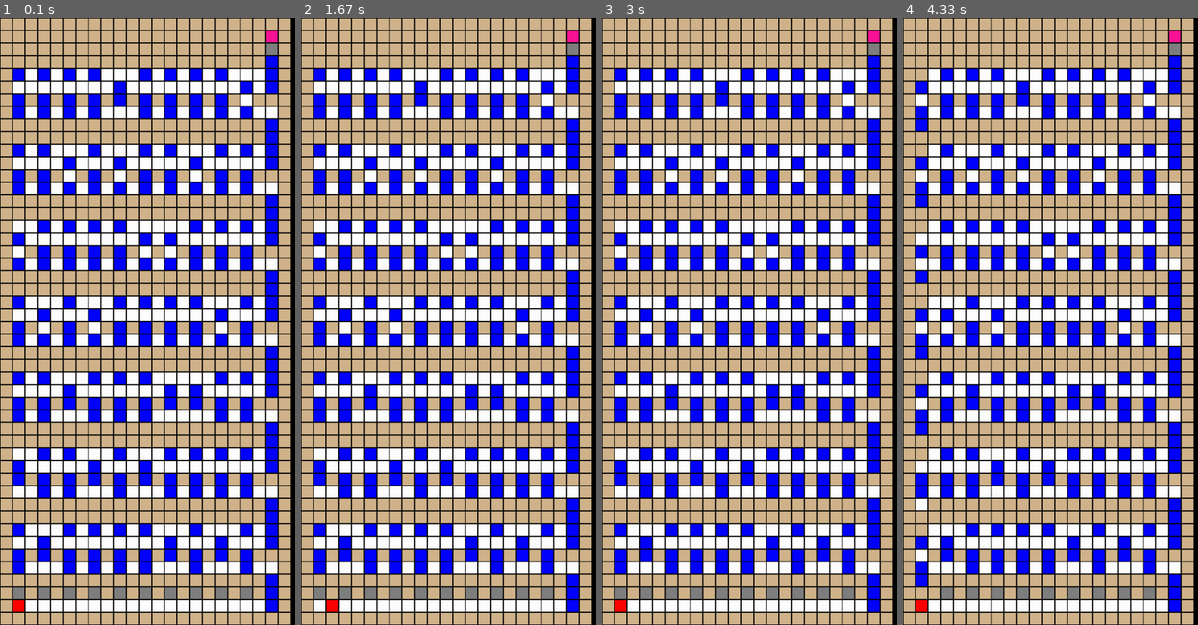
Above: before the commit, frames 1-4 (left to right).
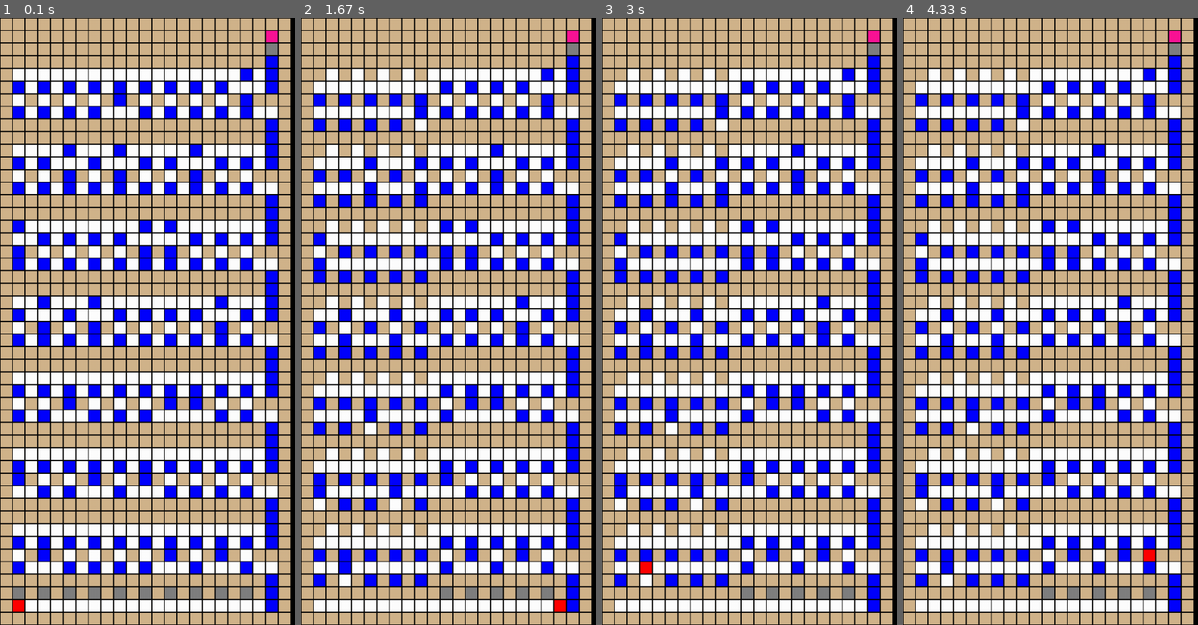
Above: after the commit, the same moments.

Repository: KirbyG/np-gravity-arcade
Game: pygame game, started from popils.py
Two runs of this game, one before a commit and one after it. Both use one fixed random seed, a clock stepped at 60 frames per second and the inputs below.
Inputs:
- Up to frame 1 (0.1 s): no input
- Up to frame 2 (1.67 s): tap A at 0.33 s; hold Right 0.67-1.13 s; hold Up 1.17-1.47 s
- Up to frame 3 (3 s): hold Left 2-2.53 s; hold Down 2.57-2.87 s; hold Left from 2.9 s (still down)
- Up to frame 4 (4.33 s): tap A at 3.05 s; release Left at 3.3 s; hold Up 3.33-3.7 s; hold Right from 3.73 s (still down)

The runs differ from the first frame. In frame 1, 15% of the frame differs, in the area x 4-86%, y 8-90%; in frame 2, 16%, in the area x 4-90%, y 8-98%; in frame 3, 16%; in frame 4, 16%.

Commit message:
fix visual glitch

Diff:
--- a/popils.py
+++ b/popils.py
@@ -60,9 +60,11 @@
 
 # TODO multiple 3sat instances stored in files
 array_form = [int(el) for el in str.split(three_sat)]
+tuples = int(len(array_form) / 3)
+nested_form = [[array_form[3 * i + j] for j in range(3)] for i in range(tuples)]
 
 row_pointer = 3
-tuples = int(len(array_form) / 3)
+
 num_vars = max([abs(el) for el in array_form])
 # setup
 rows = 6 * (tuples + 1)
@@ -84,59 +86,128 @@
 state[rows - 2][cols - 2] = PRINCESS
 state[rows - 3][cols - 2] = SOFT
 # gadgets
-print(array_form)
+def sign(num):
+    return int(abs(num) / num)
 for i in range(tuples):
-    index = 3 * i
     variable_states = [UNUSED for k in range(num_vars)]
     for j in range(3):
-        temp = array_form[index + j]
-        variable_states[abs(temp) - 1] = int(abs(temp) / temp)
+        temp = nested_form[i][j]
+        variable_states[abs(temp) - 1] = sign(temp)
     place_gadget(variable_states, row_pointer)
     row_pointer = row_pointer + 6
 
 # setup
+screen.fill(BACKGROUND)
+def draw(min_row, max_row, min_col, max_col):
+    global state, screen
+    for row in range(min_row, max_row + 1):
+        for col in range(min_col, max_col + 1):
+            pygame.draw.rect(screen, state[row][col],
+                             [col * BLOCK + 1, (rows - row - 1) * BLOCK + 1, BLOCK - 1, BLOCK - 1])
+    pygame.display.update()
+draw(0, rows - 1, 0, cols - 1)
+def move(vector):
+    global state, hidden, redRow, redCol, fresh
+
+    if vector == UP and state[redRow + 1][redCol] == SOFT:
+        fresh = False
+
+    else:
+        state[redRow][redCol] = hidden
+        redRow = redRow + vector[0]
+        redCol = redCol + vector[1]
+        hidden = state[redRow][redCol]
+        state[redRow][redCol] = PLAYER
+        draw(min(redRow, redRow - vector[0]), max(redRow, redRow - vector[0]),
+             min(redCol, redCol - vector[1]), max(redCol, redCol - vector[1]))
+def force(vector):
+    global state, hidden, redRow, redCol, fresh
+    target = state[redRow + vector[0]][redCol + vector[1]]
+    if vector == UP:
+        if target == SOFT:
+            fresh = False
+            for falling_row in range(redRow + 1, rows - 1):
+                state[falling_row][redCol] = state[falling_row + 1][redCol]
+            state[rows - 1][redCol] = HARD
+            draw(redRow + 1, rows - 1, redCol, redCol)
+        elif hidden == LADDER and (target != HARD):
+            move(UP)
+    elif target != HARD:
+        move(vector)
 done = False
-while done is False:  # TODO block breaking logic
+fresh = True
+solution = []
+autosolve = -1
+count = 0
+def passes(var, guess):
+    return sign(var) * guess[abs(var) - 1] == 1
+while done is False:
+    if autosolve > -1: #TODO why is this slow??
+        force(solution[autosolve])
+        autosolve = autosolve + 1
     for event in pygame.event.get():
         if event.type == pygame.QUIT:
             done = True
-        elif event.type == pygame.KEYUP:  # TODO functions!
-            if event.key == pygame.K_LEFT and state[redRow][redCol - 1] != HARD:
-                state[redRow][redCol] = hidden
-                redCol = redCol - 1
-                hidden = state[redRow][redCol]
-                state[redRow][redCol] = PLAYER
-            elif event.key == pygame.K_RIGHT and state[redRow][redCol + 1] != HARD:
-                state[redRow][redCol] = hidden
-                redCol = redCol + 1
-                hidden = state[redRow][redCol]
-                state[redRow][redCol] = PLAYER
-            elif event.key == pygame.K_UP:
-                if state[redRow + 1][redCol] == SUPPORT or state[redRow + 1][redCol] == LADDER and hidden == LADDER:
-                    state[redRow][redCol] = hidden
-                    redRow = redRow + 1
-                    hidden = state[redRow][redCol]
-                    state[redRow][redCol] = PLAYER
-                elif state[redRow + 1][redCol] == SOFT:
-                    for falling_row in range(redRow + 1, rows - 1):
-                        state[falling_row][redCol] = state[falling_row + 1][redCol]
-                    state[rows - 1][redCol] = HARD
-            elif event.key == pygame.K_DOWN and state[redRow - 1][redCol] != HARD:
-                state[redRow][redCol] = hidden
-                redRow = redRow - 1
-                hidden = state[redRow][redCol]
-                state[redRow][redCol] = PLAYER
+        else:
+            if event.type == pygame.KEYUP:  # TODO functions!
+                if event.key == pygame.K_LEFT:
+                    force(LEFT)
+                elif event.key == pygame.K_RIGHT:
+                    force(RIGHT)
+                elif event.key == pygame.K_UP:
+                    force(UP)
+                elif event.key == pygame.K_DOWN and state[redRow - 1][redCol] != HARD:
+                    force(DOWN)
         while (state[redRow - 1][redCol] == SUPPORT and hidden == SUPPORT):
-            state[redRow][redCol] = hidden
-            redRow = redRow - 1
-            hidden = state[redRow][redCol]
-            state[redRow][redCol] = PLAYER
-    screen.fill(BACKGROUND)
-    # render
-    for row in range(rows):
-        for col in range(cols):
-            pygame.draw.rect(screen, state[rows - row - 1][col],
-                             [col * BLOCK + 1, row * BLOCK + 1, BLOCK - 1, BLOCK - 1])
-    pygame.display.flip()
+            force(DOWN)
+    if fresh and redRow == 1 and redCol == 1 and event.type == pygame.KEYUP and event.key == pygame.K_a:
+        #autosolve
+        autosolve = 0
+        #compute vector sequence
+        #find the solving variable assignment by brute force
+        good_guess = []
+        for guess in range(2 ** num_vars):
+            form = r'{:0' + str(num_vars) + r'b}'
+            parsed_guess = [int(form.format(guess)[j]) * 2 - 1 for j in range(num_vars)]
+            solve = True
+            for clause in range(tuples):
+                satisfied = False
+                for var in range(3):
+                    temp = nested_form[clause][var]
+                    if passes(temp, parsed_guess):
+                        satisfied = True
+                        parsed_guess
+                if satisfied is False:
+                    solve = False
+                    break
+            if solve:
+                good_guess = parsed_guess
+        if len(good_guess) == 0:
+            done = True
+        else:
+            #set variables
+            for var in good_guess:
+                if var == 1:
+                    solution.append(UP)
+                solution.append(RIGHT)
+                solution.append(RIGHT)
+            #traverse level
+            for tuple in range(tuples):
+                solution.append(UP)
+                solution.append(UP)
+                solution.append(UP)
+                shuffle = 2 * (11 - max([abs(nested_form[tuple][var]) for var in range(3) if passes(nested_form[tuple][var], good_guess)]))
+                for i in range(shuffle):
+                    solution.append(LEFT)
+                solution.append(UP)
+                solution.append(UP)
+                for i in range(shuffle):
+                    solution.append(RIGHT)
+                solution.append(UP)
+            solution.append(UP)
+            solution.append(UP)
+            solution.append(UP)
+    print('loop', count)
+    count = count + 1
     clock.tick(20)
 pygame.quit()
--- a/popils_constants.py
+++ b/popils_constants.py
@@ -20,7 +20,7 @@
 GADGET_UNUSED = [LADDER, SUPPORT, LADDER, SUPPORT]
 GADGET_NEGATED = [LADDER, LADDER, SUPPORT, LADDER]
 GADGET_NONNEGATED = [SUPPORT, LADDER, LADDER, SUPPORT]
-SUB_GADGETS = [GADGET_UNUSED, GADGET_NEGATED, GADGET_NONNEGATED]
+SUB_GADGETS = [GADGET_NEGATED, GADGET_UNUSED, GADGET_NONNEGATED]
 SUB_GADGET_HEIGHT = 4  # in block units
 
 # default 3SAT instance. Will be ignored if user provides alternative
@@ -31,3 +31,9 @@
 UNUSED = 0
 NEGATED = -1
 NONNEGATED = 1
+
+#DIRECTIONS
+LEFT = [0, -1]
+RIGHT = [0, 1]
+UP = [1, 0]
+DOWN = [-1, 0]
